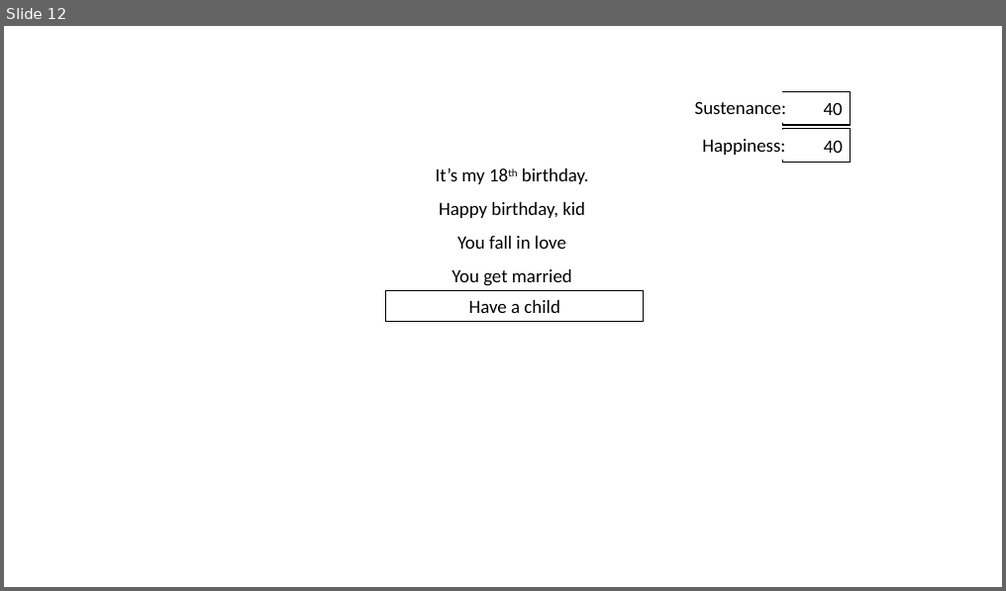
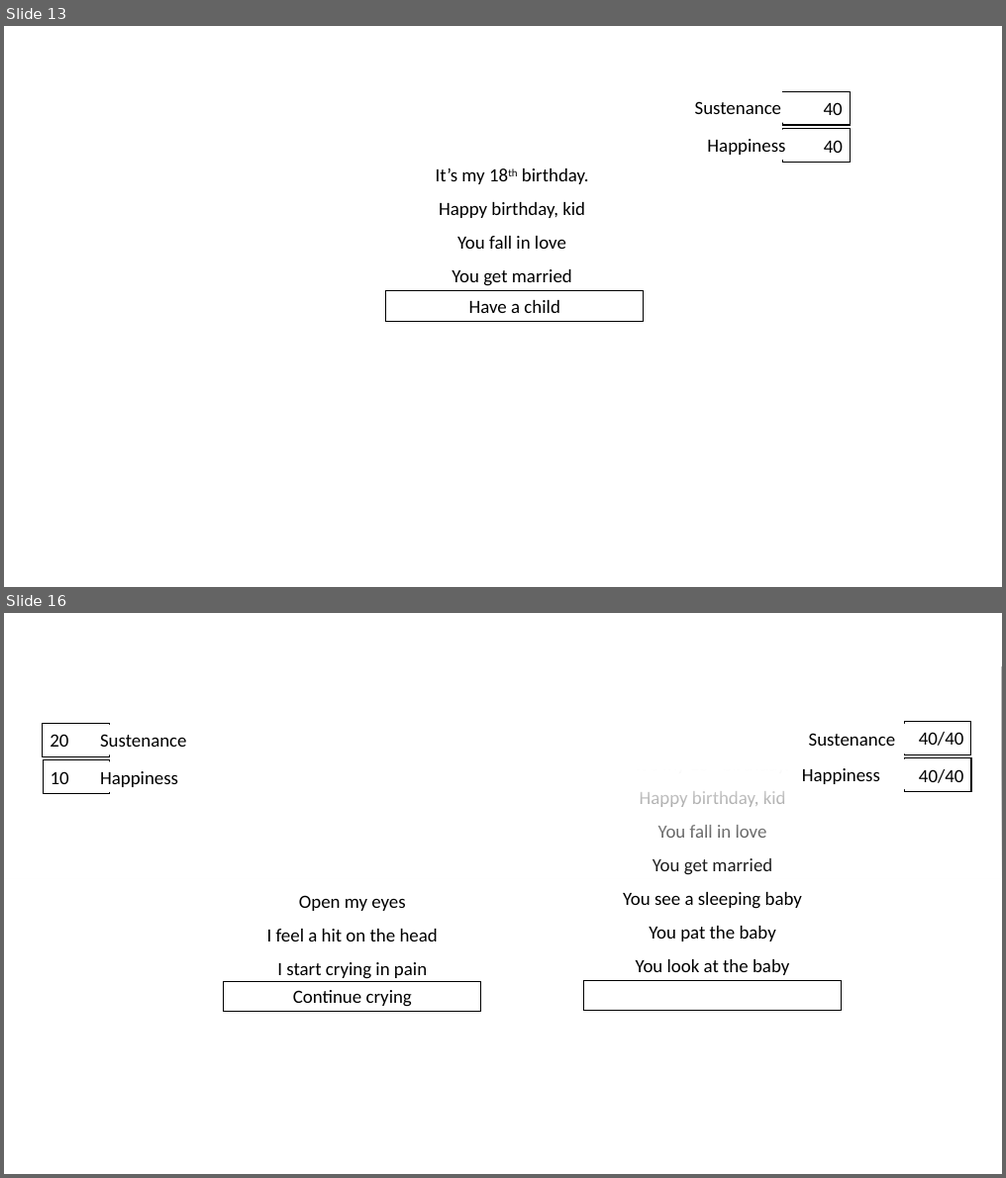
Before and after one commit to jeremyhon/Cycle-of-Life, a slide deck: Prototype.pptx. Shown one above the other, each under a label of ours: slide 12 before the commit, slides 13 and 16 after it; the slides between them are not shown. The pictures are 1006x591 and 1006x1178 pixels, drawn with LibreOffice and Linux fonts; fonts in the diff are those of the drawing. Boxes give left, top, right and bottom in pixels: in the first picture for what was removed or moved away, otherwise in the second. Text is boxed around its words. In the diff, an @@ line names an element or a change of style, - is before the commit and + after.

```diff
--- a/Prototype.pptx
+++ b/Prototype.pptx
@@ slide 16 added at <box>4,613,1002,1174</box>, background #FFFFFF @@
@@ rectangle added at <box>4,667,1002,942</box>, fill gradient #FFFFFF @@
@@ rectangle added at <box>43,723,110,757</box>, outline #000000 1 pt, 18 pt, text #000000 @@
+20
@@ rectangle added at <box>905,722,971,756</box>, outline #000000 1 pt, 18 pt, text #000000 @@
+40/40
@@ rectangle added at <box>43,761,110,794</box>, outline #000000 1 pt, 18 pt, text #000000 @@
+10
@@ text added at <box>100,734,187,747</box>, 18 pt, text #000000 @@
+Sustenance
@@ text added at <box>809,733,896,746</box>, 18 pt, text #000000 @@
+Sustenance
@@ rectangle added at <box>905,759,971,792</box>, outline #000000 1 pt, 18 pt, text #000000 @@
+40/40
@@ text added at <box>100,771,178,787</box>, 18 pt, text #000000 @@
+Happiness
@@ text added at <box>802,768,880,784</box>, 18 pt, text #000000 @@
+Happiness .
@@ text added at <box>623,791,802,975</box>, 18 pt, text #000000 @@
+It’s my 18th birthday.
+Happy birthday, kid
+You fall in love
+You get married
+You see a sleeping baby
+You pat the baby
+You look at the baby
@@ text added at <box>267,895,438,979</box>, 18 pt, text #000000 @@
+Open my eyes
+I feel a hit on the head
+I start crying in pain
@@ rectangle added at <box>224,981,481,1011</box>, outline #000000 0.75 pt, 18 pt, text #000000 @@
+Continue crying
@@ rectangle added at <box>584,980,842,1011</box>, outline #000000 0.75 pt @@
@@ what was slide 12 is now slide 13 @@
@@ slide 13 changed as well @@
@@ text at <box>695,101,782,114</box>: text changed @@
-Sustenance:
+Sustenance
@@ text at <box>707,139,785,155</box>: text changed @@
-Happiness:
+Happiness
```
Also in this commit, not shown: 10 other slides changed, 4 other slides added, 21 other files.
